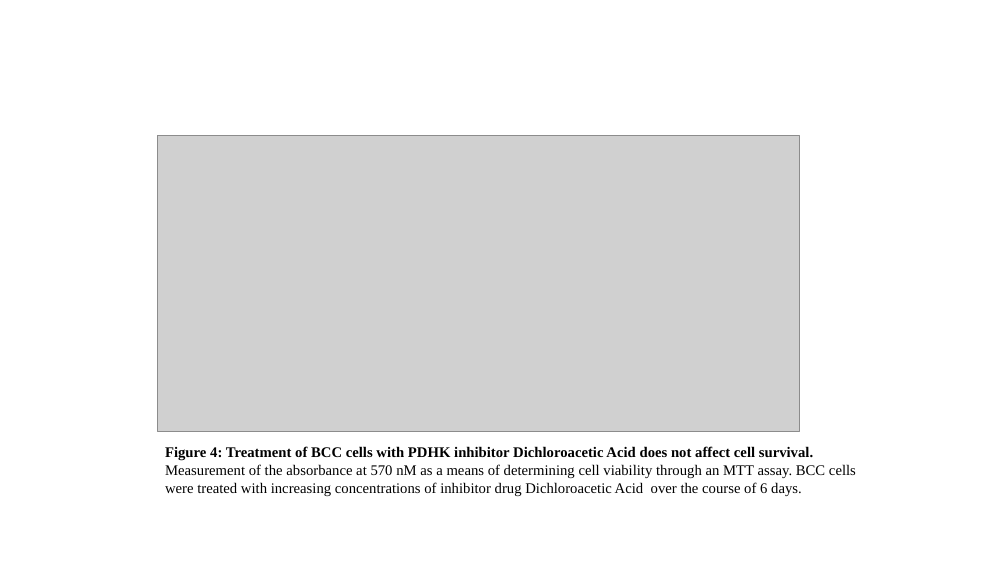
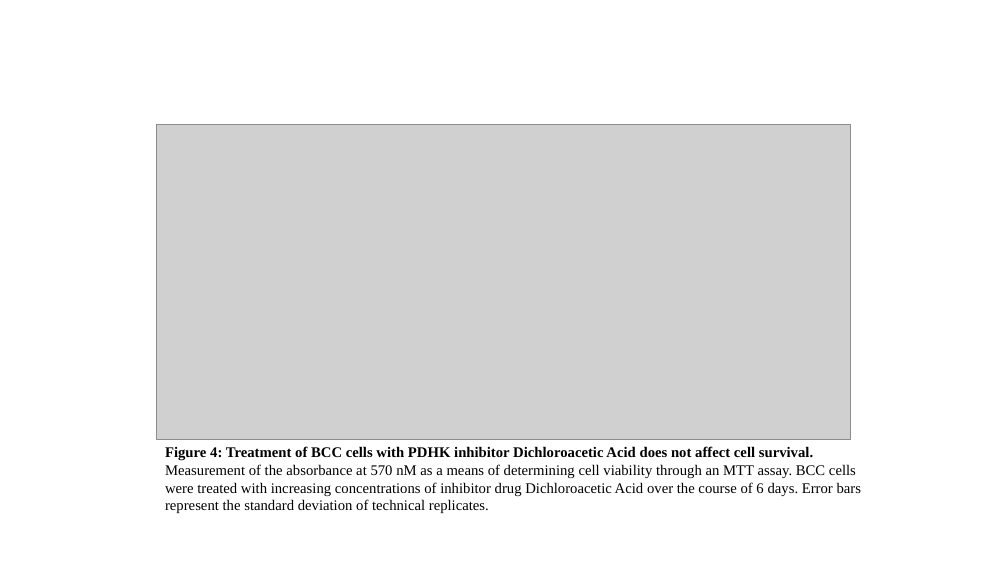
Before and after one commit to phalas25/ph-future-phd, a slide deck: slide 17 of Figures .pptx. Drawn at 1008x567 pixels with LibreOffice and Linux fonts; fonts in the diff are those of the drawing; grey boxes stand for pictures. Boxes give left, top, right and bottom in pixels: in the first picture for what was removed or moved away, otherwise in the second. Text is boxed around its words. In the diff, an @@ line names an element or a change of style, - is before the commit and + after.

```diff
--- a/Figures .pptx
+++ b/Figures .pptx
@@ picture: place and size @@
-picture at <box>157,136,799,432</box>
+picture at <box>156,124,851,439</box>
@@ rectangle "Figure 4: Treatment of BCC ...": place and size @@
-rectangle "Figure 4: Treatment of BCC ..." at <box>165,446,856,496</box>
+rectangle "Figure 4: Treatment of BCC ..." at <box>157,439,895,523</box>
@@ text in rectangle at <box>165,446,862,513</box>: text changed @@
-Figure 4: Treatment of BCC cells with PDHK inhibitor Dichloroacetic Acid does not affect cell survival. Measurement of the absorbance at 570 nM as a means of determining cell viability through an MTT assay. BCC cells were treated with increasing concentrations of inhibitor drug Dichloroacetic Acid over the course of 6 days.
+Figure 4: Treatment of BCC cells with PDHK inhibitor Dichloroacetic Acid does not affect cell survival. Measurement of the absorbance at 570 nM as a means of determining cell viability through an MTT assay. BCC cells were treated with increasing concentrations of inhibitor drug Dichloroacetic Acid over the course of 6 days. Error bars represent the standard deviation of technical replicates.
```
Also in this commit, not shown: 2 other slides changed, 10 other files.
